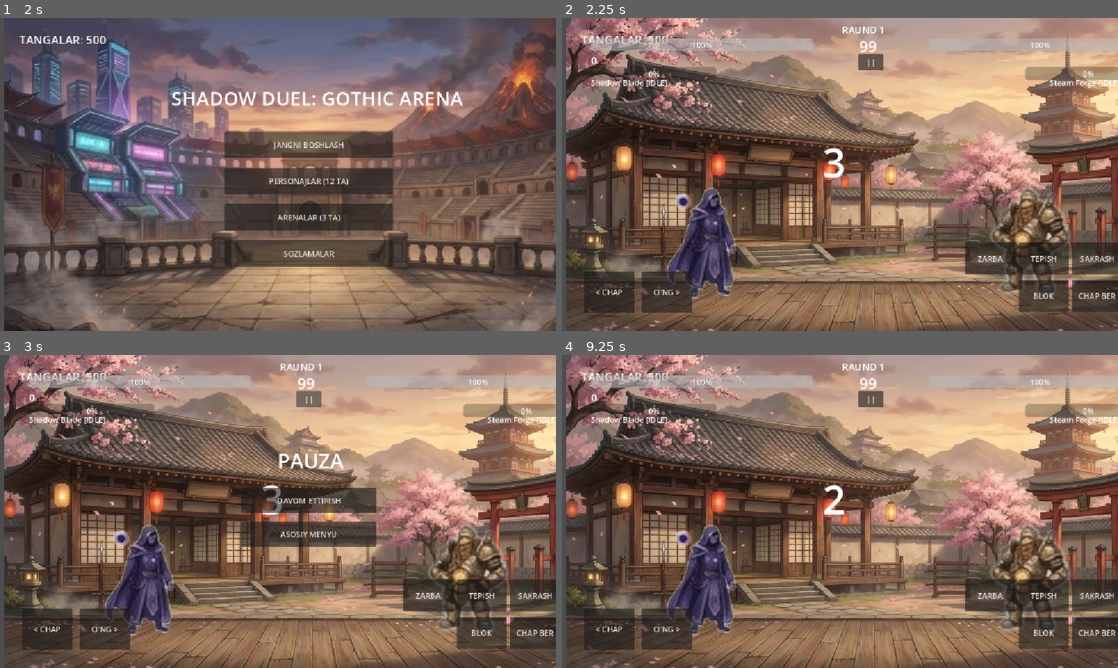
Above: before the commit, frames 1-4 (two rows, left to right).
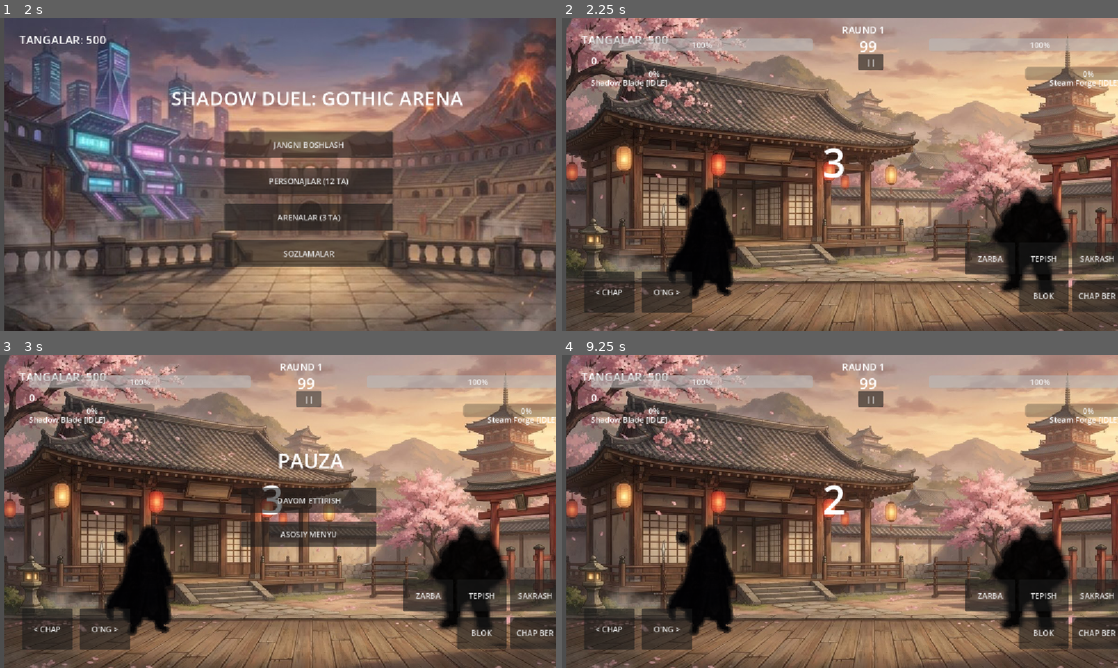
Above: after the commit, the same moments.

Repository: Obek210/Claude
Game: Godot game, scene res://node_2d.tscn
The game is run twice, just before and just after one commit, with the same random seed, the same clock (stepped at 60 frames per second) and the same inputs.
Inputs:
- Up to frame 1 (2 s): tap Enter at 0.5 s; hold Right (ui_right) 0.53-1.28 s; hold C 0.53-1.28 s; tap Space at 0.77, 1.25, 1.52 s; hold Down (ui_down) from 1.28 s (still down); tap Shift at 1.35 s
- Up to frame 2 (2.25 s): release Down (ui_down) at 2 s; click "JANGNI BOSHLASH" at 2 s
- Up to frame 3 (3 s): click "||" at 2.75 s
- Up to frame 4 (9.25 s): click "< CHAP" at 3.5 s; click "O'NG >" at 4.25 s; click "ZARBA" at 5 s; click "TEPISH" at 5.75 s; click "SAKRASH" at 6.5 s; click "BLOK" at 7.25 s; click "CHAP BER" at 8 s; click "DAVOM ETTIRISH" at 8.75 s

Frame 1 is identical in both runs. In frame 2, 5.7% of the frame differs, in the area x 18-92%, y 54-93%; in frame 3, 5.7%; in frame 4, 5.7%.

Commit message:
Add files via upload

Diff:
--- a/main.gd
+++ b/main.gd
@@ -11,7 +11,7 @@
 const JUMP_VELOCITY: float = -760.0
 
 # Agar qora siluet kerak bo'lsa true, rangli ko'rinish uchun false
-const SHADOW_SILHOUETTE_MODE: bool = false
+const SHADOW_SILHOUETTE_MODE: bool = true
 
 # Quvvat (energiya) tezliklari (bir soniyada)
 const PASSIVE_ENERGY_RATE: float = 12.0
@@ -997,7 +997,7 @@
 	if current_state in [GameState.COUNTDOWN, GameState.FIGHTING, GameState.PAUSED, GameState.ROUND_TRANSITION, GameState.MATCH_OVER]:
 		_draw_fighter_sprite(p1_pos, p1_facing, selected_player_idx, p1_action, p1_anim_time, p1_is_dodging)
 		_draw_fighter_sprite(p2_pos, p2_facing, selected_enemy_idx, p2_action, p2_anim_time, p2_is_dodging)
-		_draw_hit_effects()
+		# Zarba effektlari (doira va chiziqlar) olib tashlandi
 
 	draw_set_transform(Vector2.ZERO, 0.0, Vector2.ONE)
 
